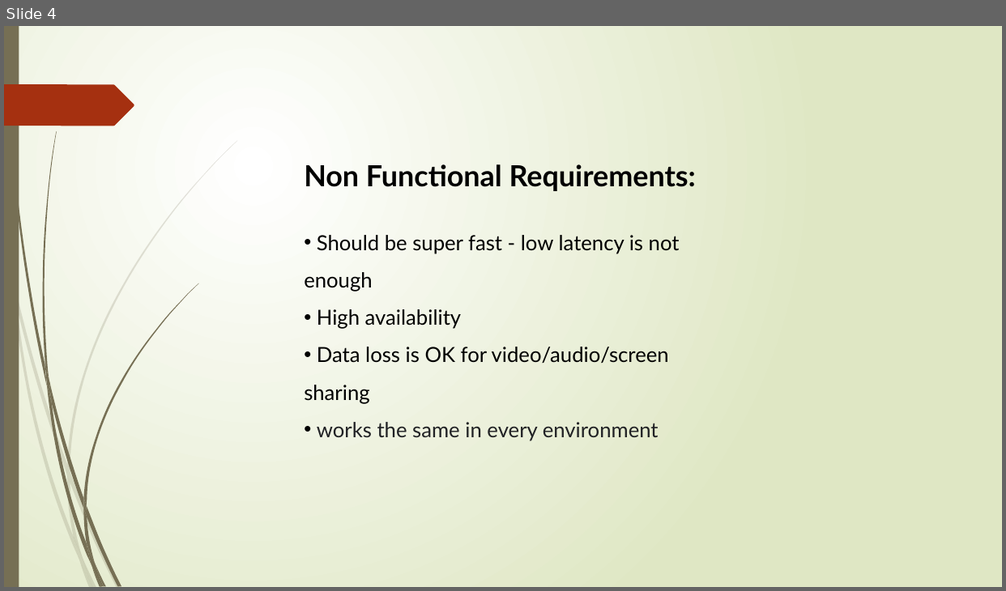
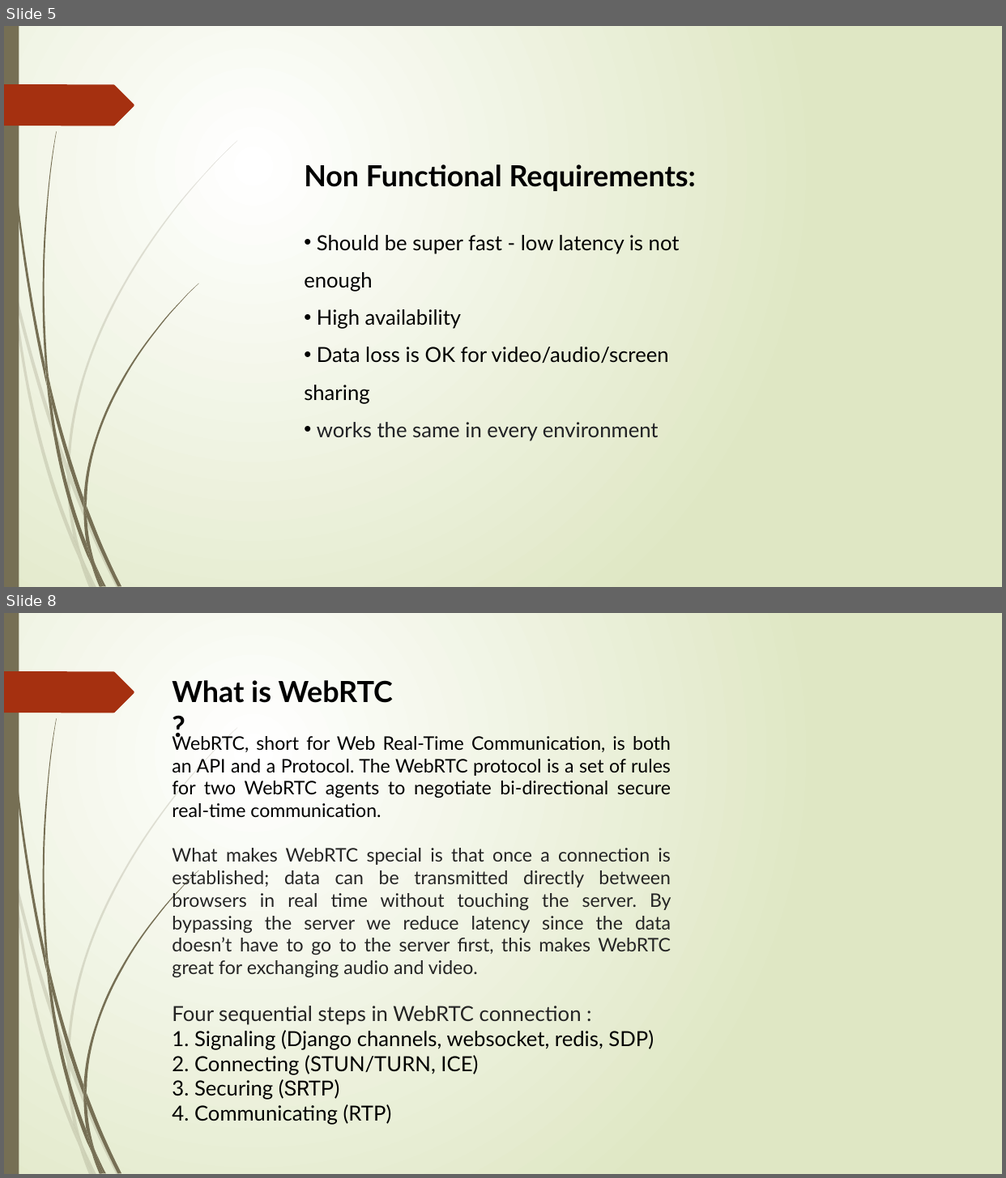
Before and after one commit to ShubhamOulkar/Video-Conferencing-Web-App, a slide deck: report_folder/detail_project_report.pptx. Shown one above the other, each under a label of ours: slide 4 before the commit, slides 5 and 8 after it; the slides between them are not shown. The pictures are 1006x591 and 1006x1178 pixels, drawn with LibreOffice and Linux fonts; fonts in the diff are those of the drawing. Boxes give left, top, right and bottom in pixels: in the first picture for what was removed or moved away, otherwise in the second. Text is boxed around its words. In the diff, an @@ line names an element or a change of style, - is before the commit and + after.

```diff
--- a/report_folder/detail_project_report.pptx
+++ b/report_folder/detail_project_report.pptx
@@ slide 8 added at [4,613,1002,1174], background gradient #FFFFFF to #DFE8C4; not listed: 24 template elements that a slide beside it also shows @@
@@ text added at [172,680,393,703], 28 pt, text #000000, bold @@
+What is WebRTC ?
@@ text added at [172,734,671,1125], 18 pt, text #242424 @@
+WebRTC, short for Web Real-Time Communication, is both an API and a Protocol. The WebRTC protocol is a set of rules for two WebRTC agents to negotiate bi-directional secure real-time communication.
+What makes WebRTC special is that once a connection is established; data can be transmitted directly between browsers in real time without touching the server. By bypassing the server we reduce latency since the data doesn’t have to go to the server first, this makes WebRTC great for exchanging audio and video.
+Four sequential steps in WebRTC connection :
+1. Signaling (Django channels, websocket, redis, SDP)
+2. Connecting (STUN/TURN, ICE)
+3. Securing (SRTP)
+4. Communicating (RTP)
@@ what was slide 4 is now slide 5 @@
```
Also in this commit, not shown: 4 slides changed, 8 other slides added, 4 slides removed, 30 other files.
